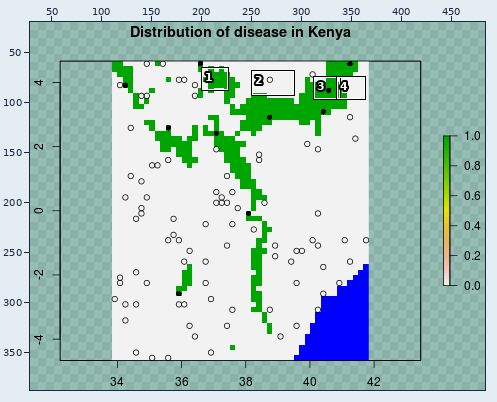
Edited in one commit: sprite sheet (figure/unnamed-chunk-12.png). The picture above shows the old version from afar; the outline marks the close-up.
Close-up. First the earlier version:
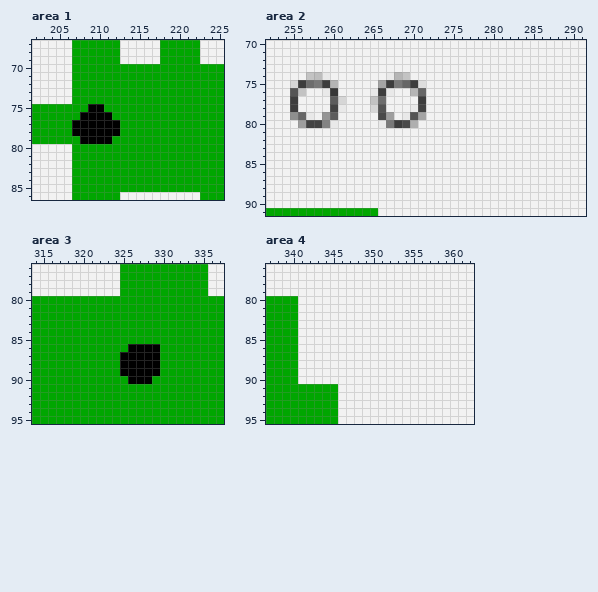
The file is 504x432 pixels. Pixels under 10% opacity are left out. Colours within 5 levels of each other are drawn and written as one. Shown: area 1: x 202..225, y 67..86; area 2: x 252..291, y 70..91; area 3: x 314..337, y 76..95; area 4: x 337..362, y 76..95. The wide view leaves out empty margins. The commit also changed other parts of the picture, which this record leaves out.
And afterwards:
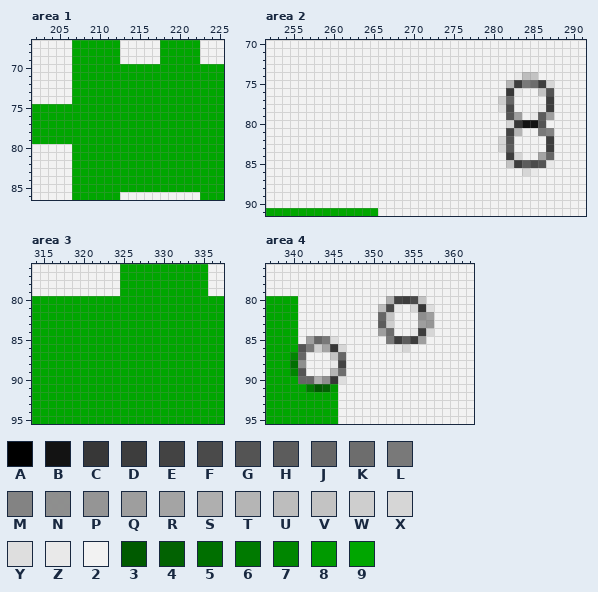
Palette (. is transparent): A #000000  B #131313  C #373737  D #3d3d3d  E #434343  F #4a4a4a  G #545454  H #5c5c5c  J #666666  K #6d6d6d  L #797979  M #838383  N #8e8e8efc  P #959595  Q #9e9e9e  R #a4a4a4  S #afafaf  T #b5b5b5  U #bdbdbd  V #c3c3c3  W #cecece  X #d6d6d6  Y #dedede  Z #e9e9e9  2 #f2f2f2  3 #005a00  4 #006100fc  5 #006f00  6 #007a00  7 #008600  8 #009a00  9 #00a600
Edits made:
Area 1:
y 75: x 209..210 AA -> 99
y 76: x 208..211 AAAA -> 9999
y 77..78: x 207..212 AAAAAA -> 999999
y 79: x 208..211 AAAA -> 9999
Area 2:
y 74: x 257..259 VUZ -> 222; x 267..269 ZTV -> 222; x 283..285 222 -> ZUV
y 75: x 255..260 XDKLDT -> 222222; x 266..271 RDLJDY -> 222222; x 282..287 222222 -> TDLKDX
y 76: x 255..256 GV -> 22; x 259..260 ZC -> 22; x 265..267 ZDZ -> 222; x 270..271 TJ -> 22; x 282..283 22 -> CZ; x 286..287 22 -> VG
y 77: x 255 D -> 2; x 260..261 HX -> 22; x 265..266 VK -> 22; x 271 D -> 2; x 281..282 22 -> WJ; x 287 2 -> D
y 78: x 255 D -> 2; x 260..261 EZ -> 22; x 265..266 XG -> 22; x 270..271 ZE -> 22; x 281..282 22 -> YF; x 286..287 22 -> ZD
y 79: x 255..257 NJZ -> 222; x 259..260 PH -> 22; x 266..267 FQ -> 22; x 269..271 ZGR -> 222; x 282..283 22 -> GQ; x 285..287 222 -> ZHQ
y 80: x 256..260 QEEMZ -> 22222; x 266..270 ZLDFS -> 22222; x 282..286 22222 -> XCBBG
y 81: x 282..283 22 -> ET; x 286..287 22 -> LM
y 82: x 281..282 22 -> XG; x 287 2 -> D
y 83: x 281..282 22 -> XH; x 287 2 -> D
y 84: x 282..283 22 -> DX; x 286..287 22 -> RJ
y 85: x 282..287 222222 -> VDHFGZ
y 86: x 284..285 22 -> XZ
Area 3:
y 86: x 326..329 AAAA -> 9999
y 87..89: x 325..329 AAAAA -> 99999
y 90: x 326..328 AAA -> 999
Area 4:
y 80: x 352..356 22222 -> SEDFV
y 81: x 351..353 222 -> UFZ; x 355..357 222 -> XCY
y 82: x 351..352 22 -> JV; x 356..357 22 -> NQ
y 83: x 351..352 22 -> HW; x 356..357 22 -> QP
y 84: x 351..352 22 -> QK; x 355..357 222 -> ZDX
y 85: x 342..345 2222 -> QJLY; x 352..356 22222 -> LDHDQ
y 86: x 341..346 222222 -> GLWRCX; x 353..354 22 -> ZX
y 87: x 340..341 92 -> 7J; x 345..346 22 -> VJ
y 88: x 340..341 92 -> 5N; x 345..346 22 -> ZE
y 89: x 340..341 92 -> 7G; x 345..346 22 -> TK
y 90: x 341..346 222222 -> JJSNCY
y 91: x 342..345 9999 -> 6348
Pixel boxes of the changes (left, top, right, bottom) in both close-ups:
changed: (72, 104, 120, 144)
changed: (290, 72, 426, 128)
changed: (498, 72, 554, 176)
changed: (120, 344, 160, 384)
changed: (290, 296, 434, 392)
